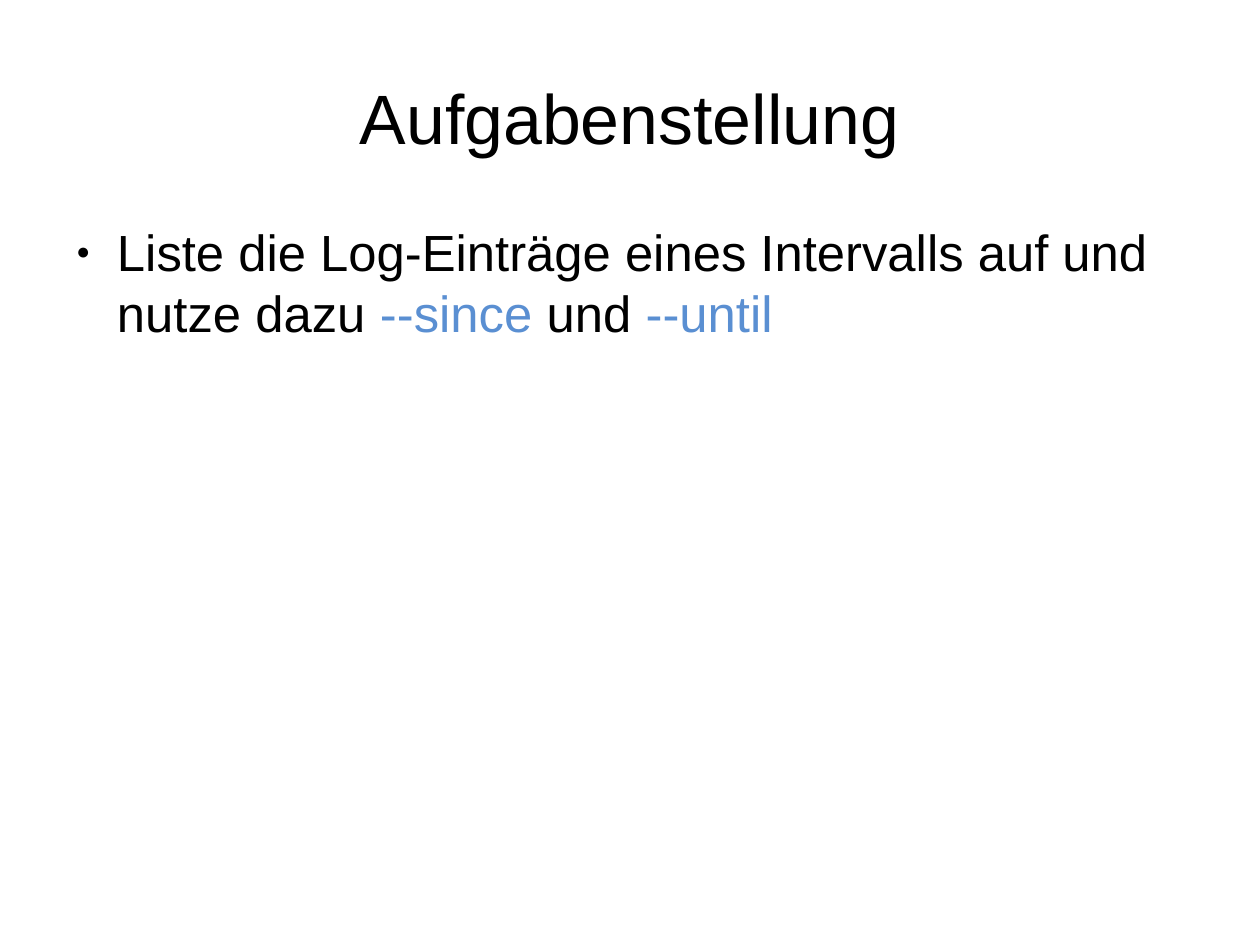
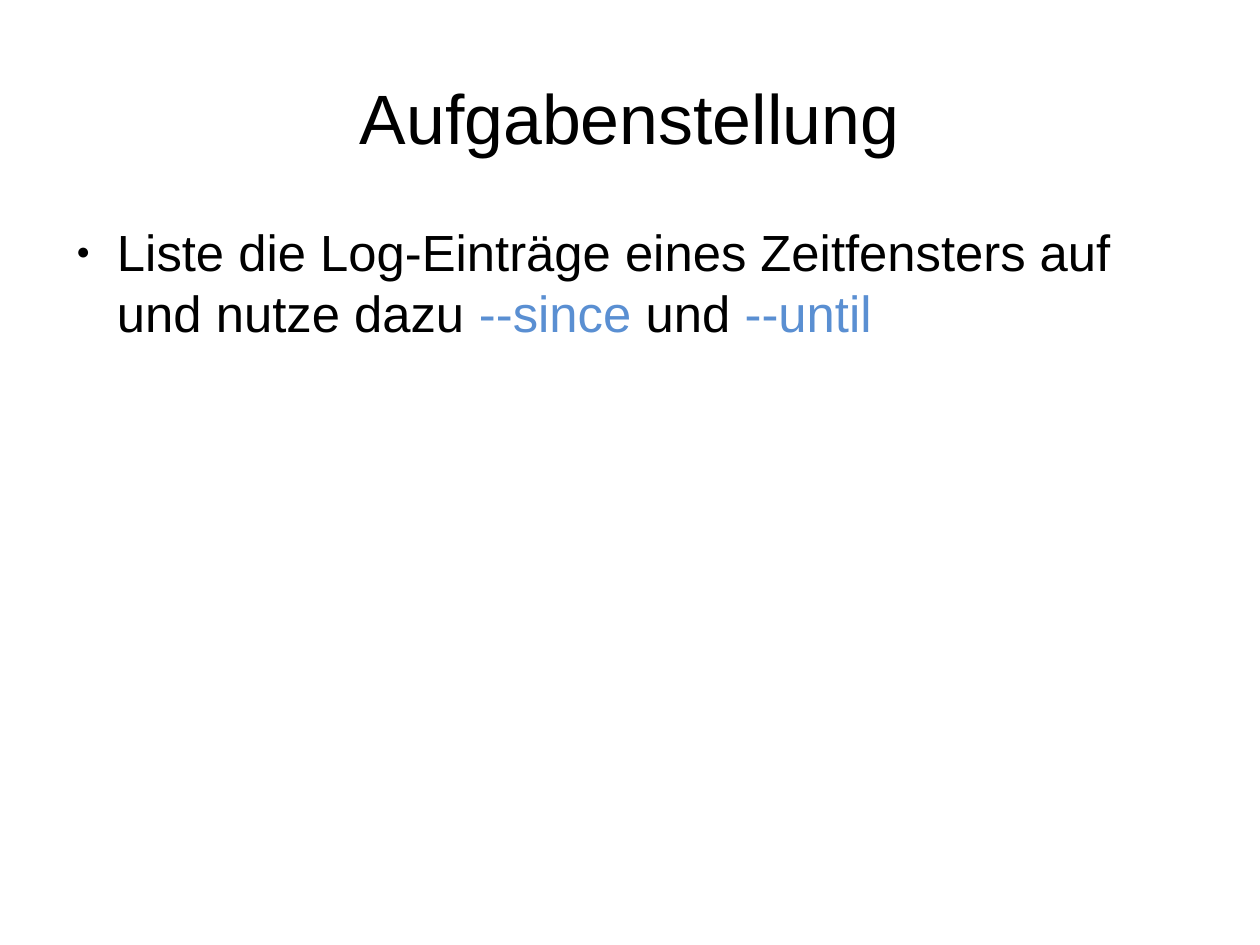
Before and after one commit to adfinis/adsy-trainings, a slide deck: slide 3 of SSA_SUSE-System-Administration/1002_journald/modul_journald_1002_03_handson.odp. Drawn at 1260x945 pixels with LibreOffice and Linux fonts; fonts in the diff are those of the drawing. Boxes give left, top, right and bottom in pixels: in the first picture for what was removed or moved away, otherwise in the second. Text is boxed around its words. In the diff, an @@ line names an element or a change of style, - is before the commit and + after.

```diff
--- a/SSA_SUSE-System-Administration/1002_journald/modul_journald_1002_03_handson.odp
+++ b/SSA_SUSE-System-Administration/1002_journald/modul_journald_1002_03_handson.odp
@@ text at (117, 234, 1111, 333): text changed @@
-● Liste die Log-Einträge eines Intervalls auf und nutze dazu --since und --until
+● Liste die Log-Einträge eines Zeitfensters auf und nutze dazu --since und --until
```
Also in this commit, not shown: 1 other slide changed, 1 slide removed, 3 other files.
